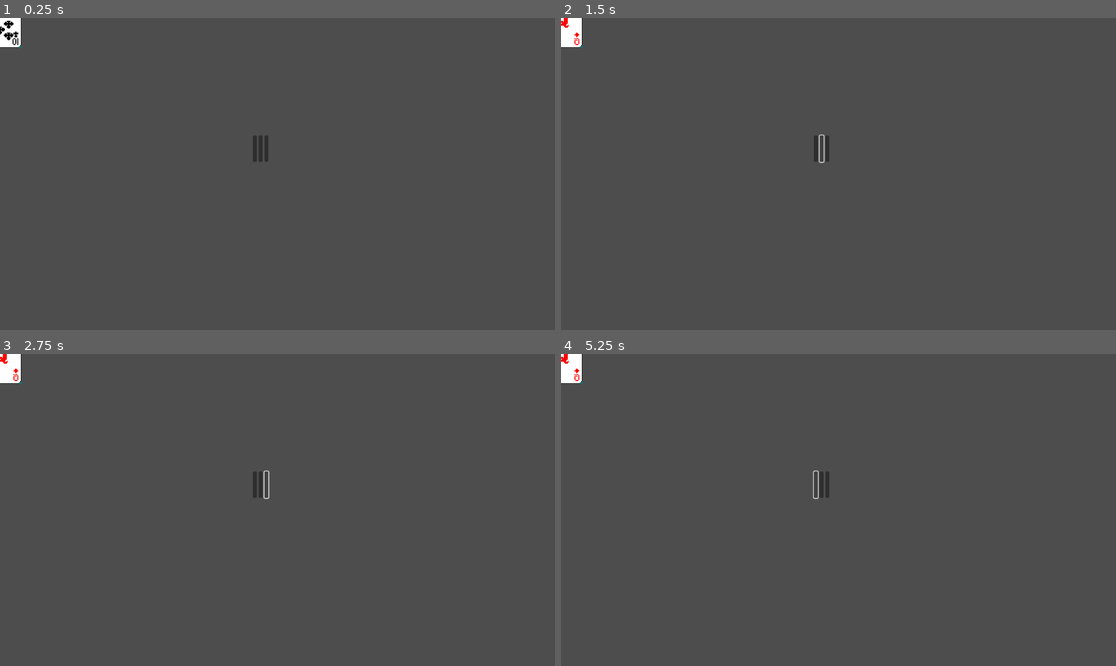
Above: before the commit, frames 1-4 (two rows, left to right).
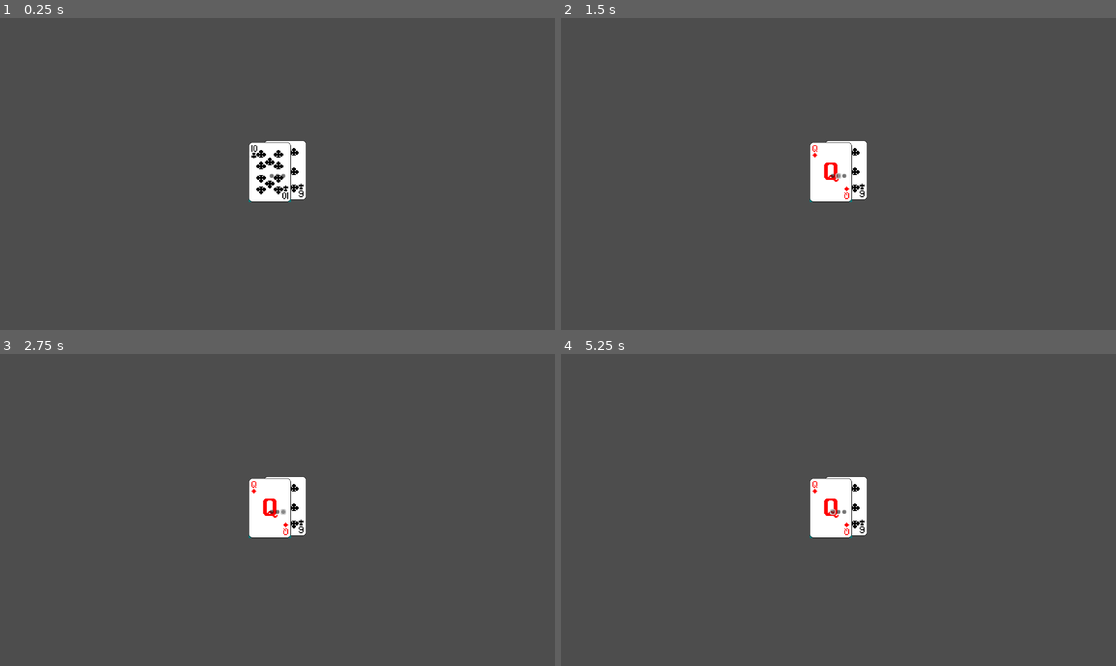
Above: after the commit, the same moments.

Repository: mehrad1w3/casino-clicker
Game: Godot game, scene res://scene/main.tscn
Same seed, same stepped clock (60 frames per second), same inputs: the game is played once before the commit and once after it.
Inputs (mouse positions are in pixels of both pictures, inside the frame that each line leads up to; where the layout moved, square brackets give the same spot in the first picture):
- Up to frame 1 (0.25 s): no input
- Up to frame 2 (1.5 s): click (832, 177) [816, 149] at 0.5 s; click (838, 177) [821, 149] at 1.25 s
- Up to frame 3 (2.75 s): click (283, 513) [266, 485] at 2 s
- Up to frame 4 (5.25 s): click (832, 513) [816, 485] at 2.75 s; click (838, 513) [821, 485] at 3.5 s; click (844, 513) [827, 485] at 4.25 s; click (832, 513) [816, 485] at 5 s

The runs differ from the first frame. In frame 1, 2.3% of the frame differs, in the area x 0-56%, y 0-60%; in frame 2, 2.3%; in frame 3, 2.3%; in frame 4, 2.3%.

Commit message:
Refactor UI structure and update card display logic
Reorganizes the main scene to use nested containers for better layout management and updates all relevant node paths in the script. Adds a new card scene for displaying card backs, and updates the logic for showing and revealing dealer cards using the new scene. Also includes the addition of a back card scene resource.

Diff:
--- /dev/null
+++ b/scene/back.tscn
@@ -0,0 +1,6 @@
+[gd_scene load_steps=2 format=3 uid="uid://bavg13tqldt72"]
+
+[ext_resource type="Texture2D" uid="uid://d2w7bqsgqnkik" path="res://assets/back.png" id="1_jrr4f"]
+
+[node name="Sprite2D" type="Sprite2D"]
+texture = ExtResource("1_jrr4f")
--- a/scene/main.tscn
+++ b/scene/main.tscn
@@ -5,39 +5,50 @@
 [node name="Node2D" type="Node2D"]
 script = ExtResource("1_itxqv")
 
-[node name="Sprite2D" type="Sprite2D" parent="."]
-
-[node name="DealerCards" type="HBoxContainer" parent="."]
-offset_right = 40.0
-offset_bottom = 40.0
-
-[node name="Label" type="Label" parent="DealerCards"]
-layout_mode = 2
-
-[node name="PlayerCards" type="HBoxContainer" parent="."]
-offset_right = 40.0
-offset_bottom = 40.0
-
-[node name="Label" type="Label" parent="PlayerCards"]
-layout_mode = 2
-
-[node name="buttons" type="HBoxContainer" parent="."]
-offset_left = 525.0
-offset_top = 244.0
-offset_right = 867.0
-offset_bottom = 299.0
+[node name="CenterContainer" type="CenterContainer" parent="."]
+offset_right = 1152.0
+offset_bottom = 648.0
 size_flags_horizontal = 4
 size_flags_vertical = 4
 
-[node name="HitButton" type="Button" parent="buttons"]
+[node name="VBoxContainer" type="VBoxContainer" parent="CenterContainer"]
 layout_mode = 2
 
-[node name="StandButton" type="Button" parent="buttons"]
+[node name="DealerCards" type="HBoxContainer" parent="CenterContainer/VBoxContainer"]
+layout_mode = 2
+size_flags_horizontal = 8
+size_flags_vertical = 0
+
+[node name="Label" type="Label" parent="CenterContainer/VBoxContainer/DealerCards"]
+layout_mode = 2
+size_flags_horizontal = 8
+size_flags_vertical = 0
+
+[node name="PlayerCards" type="HBoxContainer" parent="CenterContainer/VBoxContainer"]
 layout_mode = 2
 
-[node name="DoubleButton" type="Button" parent="buttons"]
+[node name="Label" type="Label" parent="CenterContainer/VBoxContainer/PlayerCards"]
+layout_mode = 2
+size_flags_horizontal = 0
+size_flags_vertical = 8
+
+[node name="Sprite2D" type="Sprite2D" parent="CenterContainer/VBoxContainer"]
+position = Vector2(-20, -20)
+
+[node name="buttons" type="HBoxContainer" parent="CenterContainer/VBoxContainer"]
+layout_mode = 2
+size_flags_horizontal = 4
+size_flags_vertical = 0
+
+[node name="HitButton" type="Button" parent="CenterContainer/VBoxContainer/buttons"]
 layout_mode = 2
 
-[connection signal="pressed" from="buttons/HitButton" to="." method="_on_hit_button_pressed"]
-[connection signal="pressed" from="buttons/StandButton" to="." method="_on_stand_button_pressed"]
-[connection signal="pressed" from="buttons/DoubleButton" to="." method="_on_double_button_pressed"]
+[node name="StandButton" type="Button" parent="CenterContainer/VBoxContainer/buttons"]
+layout_mode = 2
+
+[node name="DoubleButton" type="Button" parent="CenterContainer/VBoxContainer/buttons"]
+layout_mode = 2
+
+[connection signal="pressed" from="CenterContainer/VBoxContainer/buttons/HitButton" to="." method="_on_hit_button_pressed"]
+[connection signal="pressed" from="CenterContainer/VBoxContainer/buttons/StandButton" to="." method="_on_stand_button_pressed"]
+[connection signal="pressed" from="CenterContainer/VBoxContainer/buttons/DoubleButton" to="." method="_on_double_button_pressed"]
--- a/scripts/node_2d.gd
+++ b/scripts/node_2d.gd
@@ -9,16 +9,17 @@
 var dealer_total = 0
 var bet_amount = 10
 
-@onready var player_cards = $PlayerCards
-@onready var dealer_cards = $DealerCards
+@onready var player_cards = $CenterContainer/VBoxContainer/PlayerCards
+@onready var dealer_cards = $CenterContainer/VBoxContainer/DealerCards
 
 func _ready():
+
 	start_new_round()
 
 
-	$buttons/HitButton.pressed.connect(_on_Hit_pressed)
-	$buttons/StandButton.pressed.connect(_on_Stand_pressed)
-	$buttons/DoubleButton.pressed.connect(_on_Double_pressed)
+	$CenterContainer/VBoxContainer/buttons/HitButton.pressed.connect(_on_Hit_pressed)
+	$CenterContainer/VBoxContainer/buttons/StandButton.pressed.connect(_on_Stand_pressed)
+	$CenterContainer/VBoxContainer/buttons/DoubleButton.pressed.connect(_on_Double_pressed)
 
 func start_new_round():
 	deck = generate_deck()
@@ -84,9 +85,9 @@
 		total -= 10
 		aces -= 1
 	return total
-
+var CardScene = preload("res://scene/back.tscn")
 func show_card(card: Dictionary, container: HBoxContainer, hidden=false):
-	var sprite = Sprite2D.new()
+	var sprite = CardScene.instantiate()  # کارت جدید از Scene
 	var path = ""
 
 	if hidden:
@@ -135,10 +136,27 @@
 			end_round()
 
 func dealer_play():
-	dealer_cards.get_child(0).text = dealer_hand[0].rank + dealer_hand[0].suit
+	# کارت اول دیلر رو برمی‌داریم (hidden بود → باید برگردونیم)
+	if dealer_cards.get_child_count() > 0:
+		var sprite = dealer_cards.get_child(0) as Sprite2D
+		if sprite:
+			var first_card = dealer_hand[0]
+			var rank = str(first_card.rank)
+			var suit = ""
+			match first_card.suit:
+				"♠": suit = "spades"
+				"♥": suit = "hearts"
+				"♦": suit = "diamonds"
+				"♣": suit = "clubs"
+			var path = "res://assets/card_%s_%s.png" % [rank, suit]
+			if ResourceLoader.exists(path):
+				sprite.texture = load(path)
+
+	# بعدش بازی دیلر ادامه پیدا کنه
 	while dealer_total < 17:
 		deal_card_to_dealer()
 	end_round()
+
 
 func end_round():
 	game_state = GameState.ROUND_OVER
Empty file added: node_2d.gd
Not shown, added: node_2d.gd.uid
